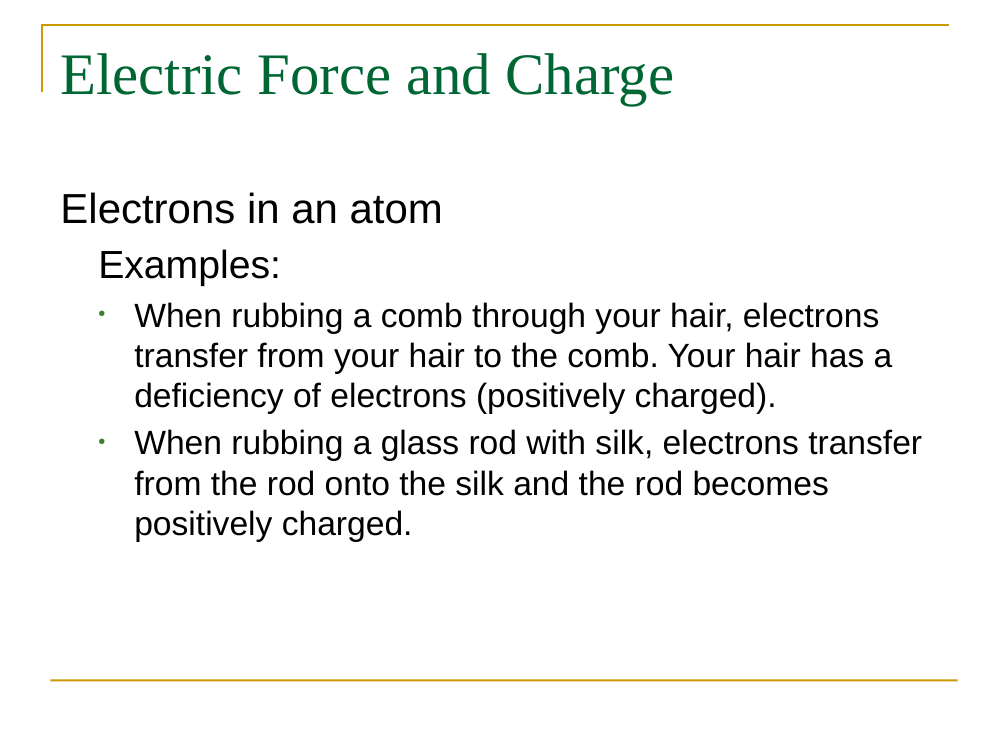
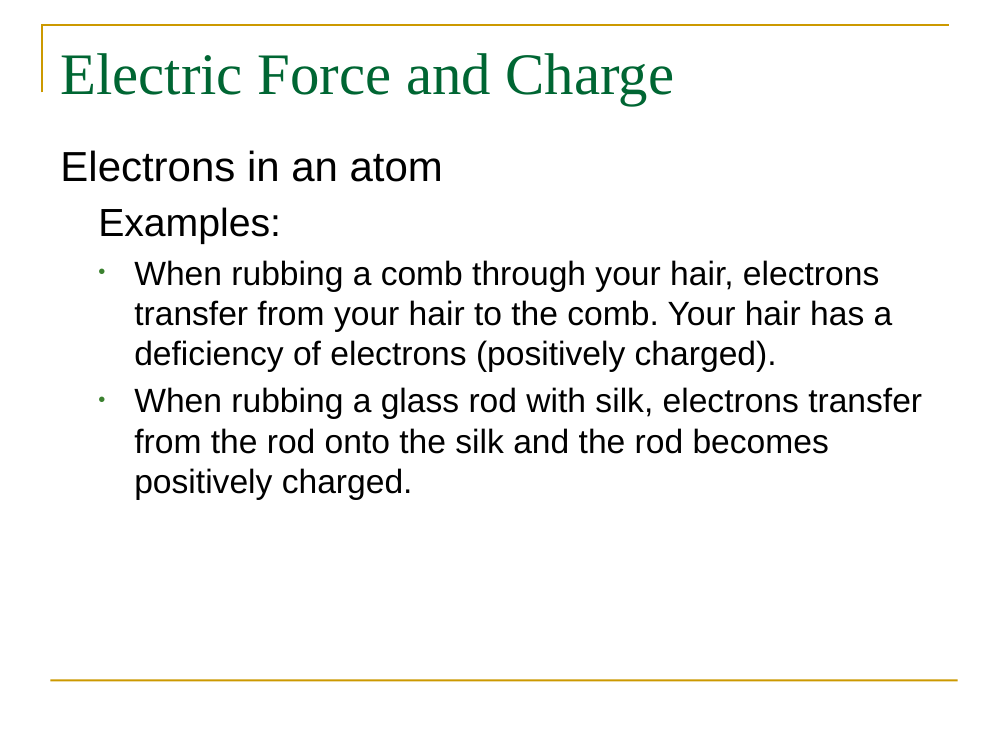
Before and after one commit to pcomitz/physics, a slide deck: slide 10 of mod4_wk6/phy_wk6_mod4_part1.pptx. Drawn at 1008x756 pixels with LibreOffice and Linux fonts; fonts in the diff are those of the drawing. Boxes give left, top, right and bottom in pixels: in the first picture for what was removed or moved away, otherwise in the second. Text is boxed around its words. In the diff, an @@ line names an element or a change of style, - is before the commit and + after.

```diff
--- a/mod4_wk6/phy_wk6_mod4_part1.pptx
+++ b/mod4_wk6/phy_wk6_mod4_part1.pptx
@@ text "Electrons in an atom": place and size @@
-text "Electrons in an atom" at [60,192,922,542]
+text "Electrons in an atom" at [60,150,922,500]
```
Also in this commit, not shown: 10 other slides changed, 6 slides added, 3 slides removed.
